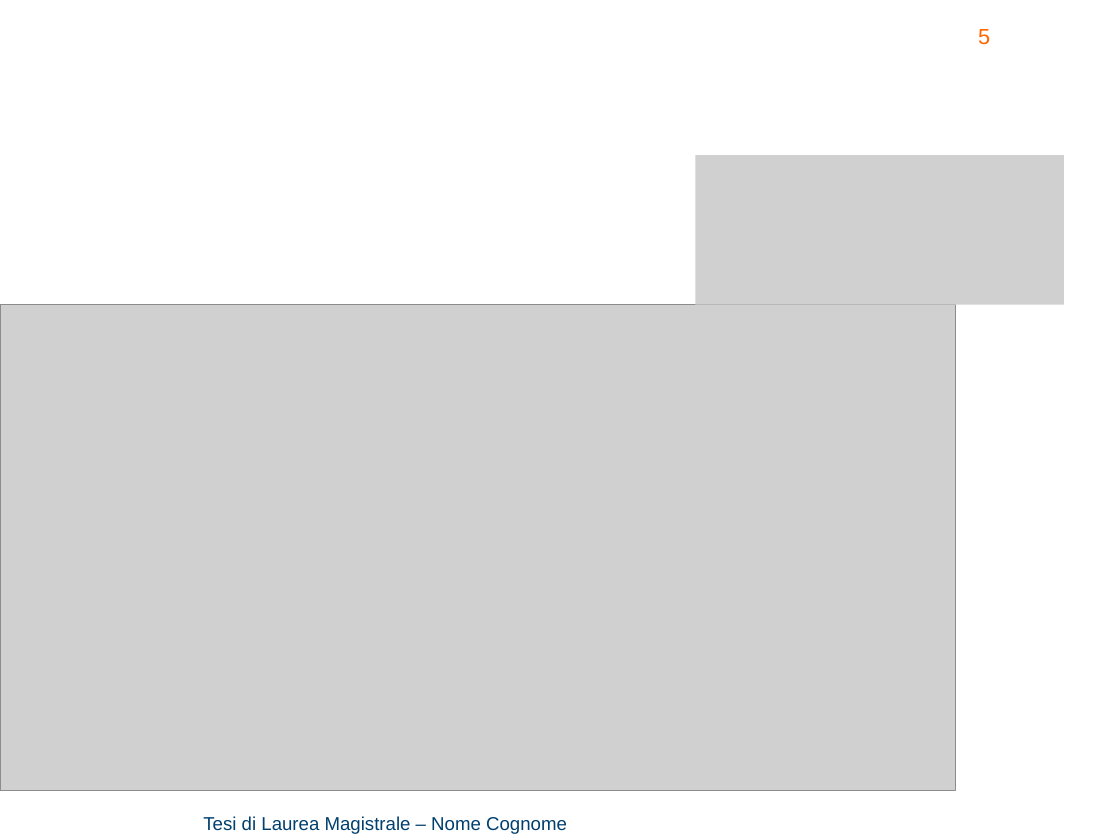
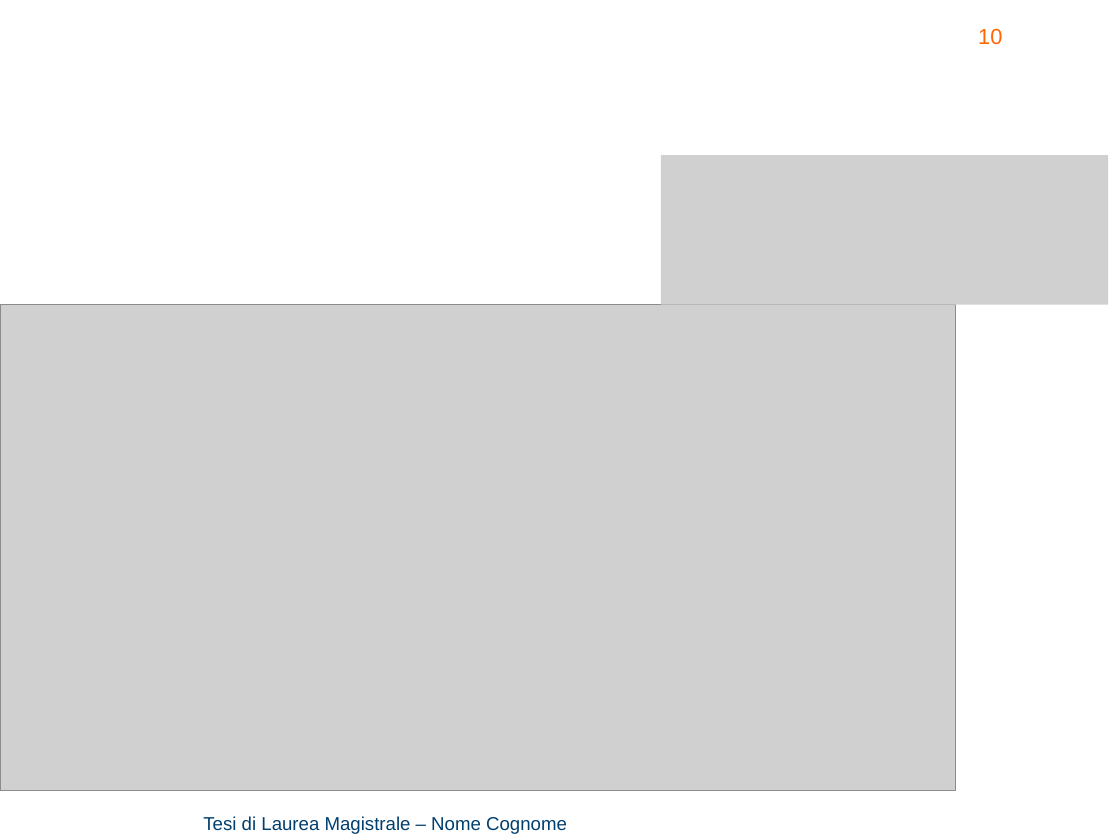
Before and after one commit to rssalessio/Control-Linear-Vibrations, a slide deck: slide 10 of finalPresentation/Part 3/Part3.pptx (slide 5 before the commit). Drawn at 1120x840 pixels with LibreOffice and Linux fonts; fonts in the diff are those of the drawing; grey boxes stand for pictures; background and template pictures are left out. Boxes give left, top, right and bottom in pixels: in the first picture for what was removed or moved away, otherwise in the second. Text is boxed around its words. In the diff, an @@ line names an element or a change of style, - is before the commit and + after.

```diff
--- a/finalPresentation/Part 3/Part3.pptx
+++ b/finalPresentation/Part 3/Part3.pptx
@@ page number at (978, 28, 1002, 45): text changed @@
-5
+10
@@ picture: place and size @@
-picture at (696, 155, 1064, 305)
+picture at (661, 155, 1108, 305)
```
Also in this commit, not shown: 6 other slides changed, 11 slides added, 1 slide removed.
